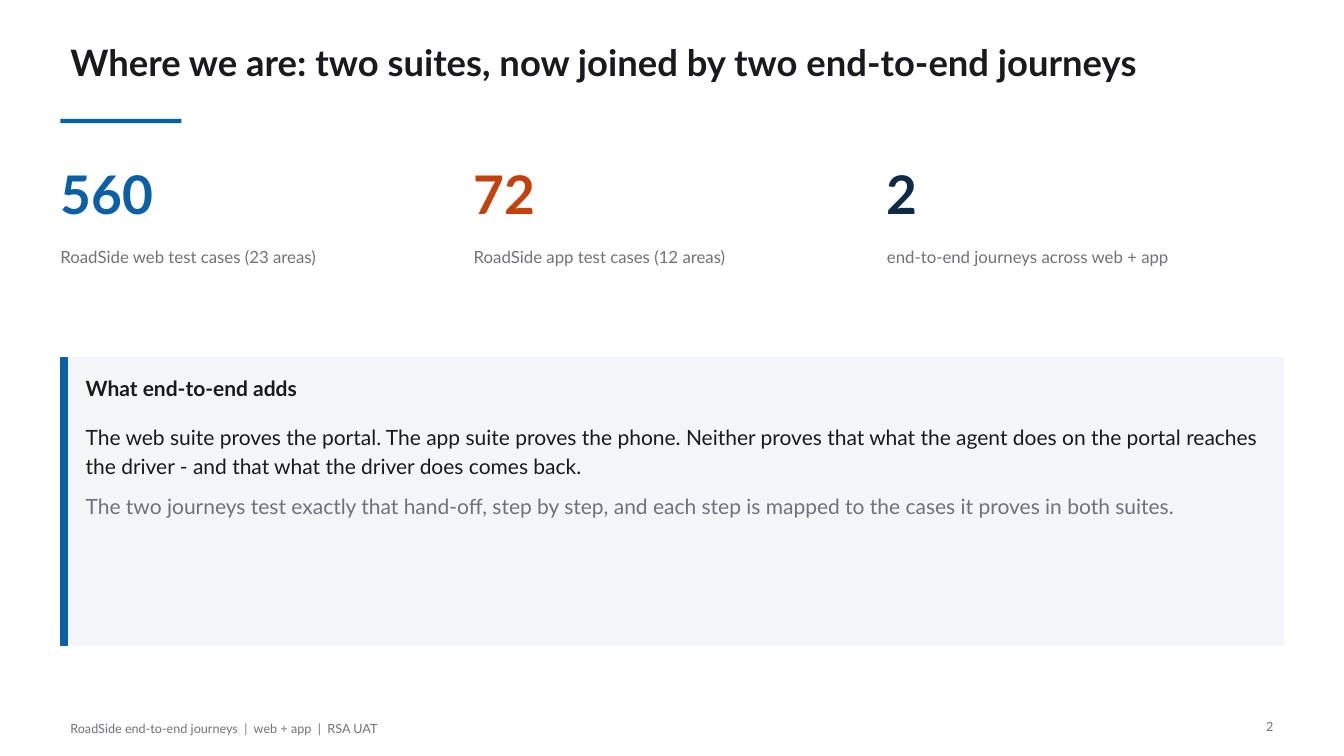
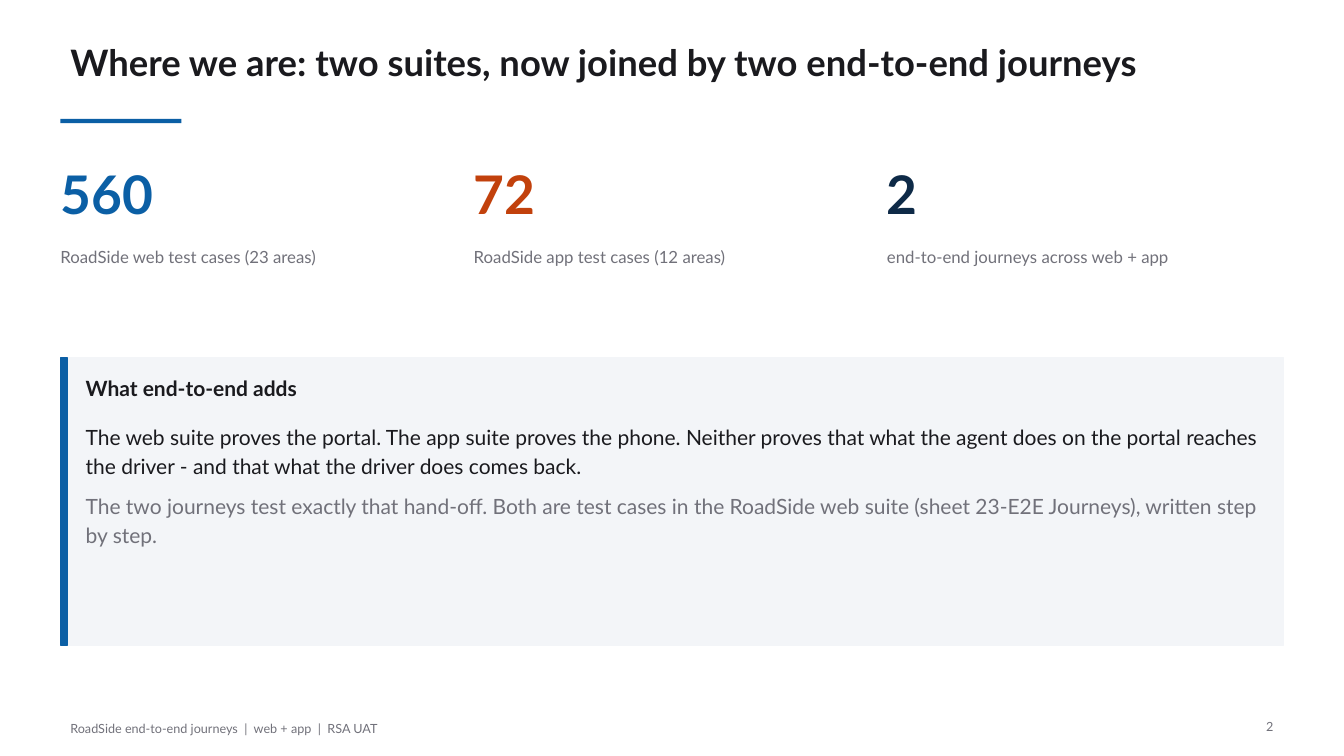
Before and after one commit to bulubuloa/AS.APAC.AI.Workshop, a slide deck: slide 2 of presentations/RoadSide_E2E_Journeys.pptx. Drawn at 1344x756 pixels with LibreOffice and Linux fonts; fonts in the diff are those of the drawing. Boxes give left, top, right and bottom in pixels: in the first picture for what was removed or moved away, otherwise in the second. Text is boxed around its words. In the diff, an @@ line names an element or a change of style, - is before the commit and + after.

Commit message:
E2E deck: show TC-23-001 and TC-23-003 steps as written in the suite, one shared step file

```diff
--- a/presentations/RoadSide_E2E_Journeys.pptx
+++ b/presentations/RoadSide_E2E_Journeys.pptx
@@ text at box(86, 498, 1256, 547): text changed @@
-The two journeys test exactly that hand-off, step by step, and each step is mapped to the cases it proves in both suites.
+The two journeys test exactly that hand-off. Both are test cases in the RoadSide web suite (sheet 23-E2E Journeys), written step by step.
```
Also in this commit, not shown: 2 other slides changed, 2 other files.
